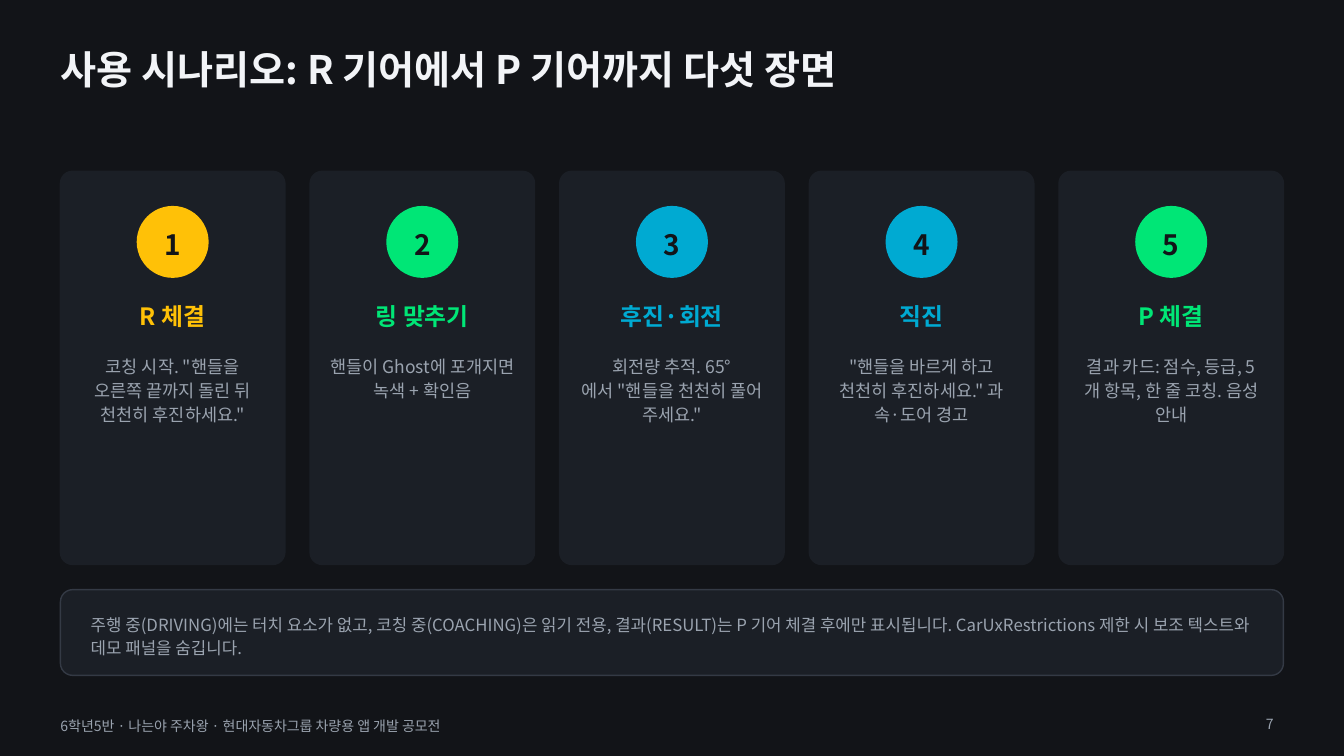
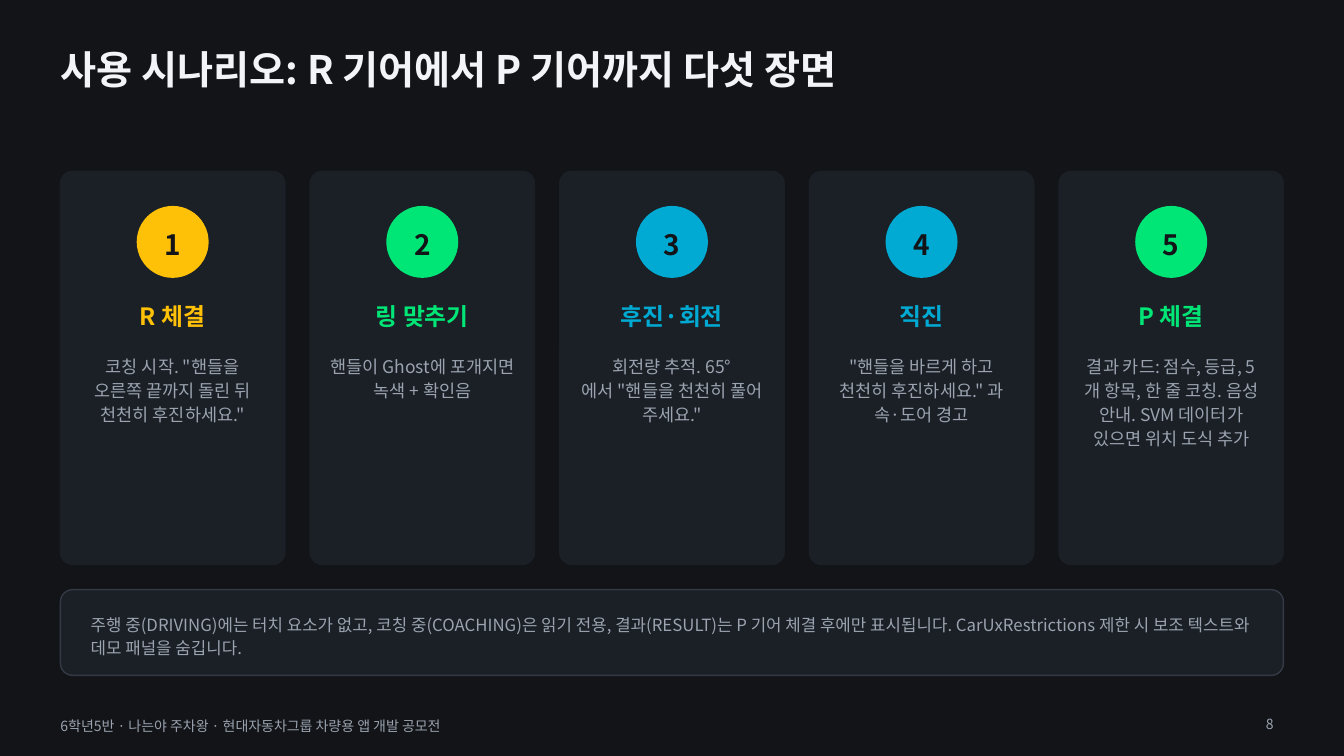
Before and after one commit to skyworker104/pleos-steerin, a slide deck: slide 8 of 나는야_주차왕_발표자료_v2.pptx (slide 7 before the commit). Drawn at 1344x756 pixels with LibreOffice and Linux fonts; fonts in the diff are those of the drawing. Boxes give left, top, right and bottom in pixels: in the first picture for what was removed or moved away, otherwise in the second. Text is boxed around its words. In the diff, an @@ line names an element or a change of style, - is before the commit and + after.

```diff
--- a/나는야_주차왕_발표자료_v2.pptx
+++ b/나는야_주차왕_발표자료_v2.pptx
@@ text at (1087,358,1258,447): text changed @@
-결과 카드: 점수, 등급, 5개 항목, 한 줄 코칭. 음성 안내
+결과 카드: 점수, 등급, 5개 항목, 한 줄 코칭. 음성 안내. SVM 데이터가 있으면 위치 도식 추가
@@ page number at (1266,718,1274,729): text changed @@
-7
+8
```
Also in this commit, not shown: 5 other slides changed, 1 slide added, 32 other files.
